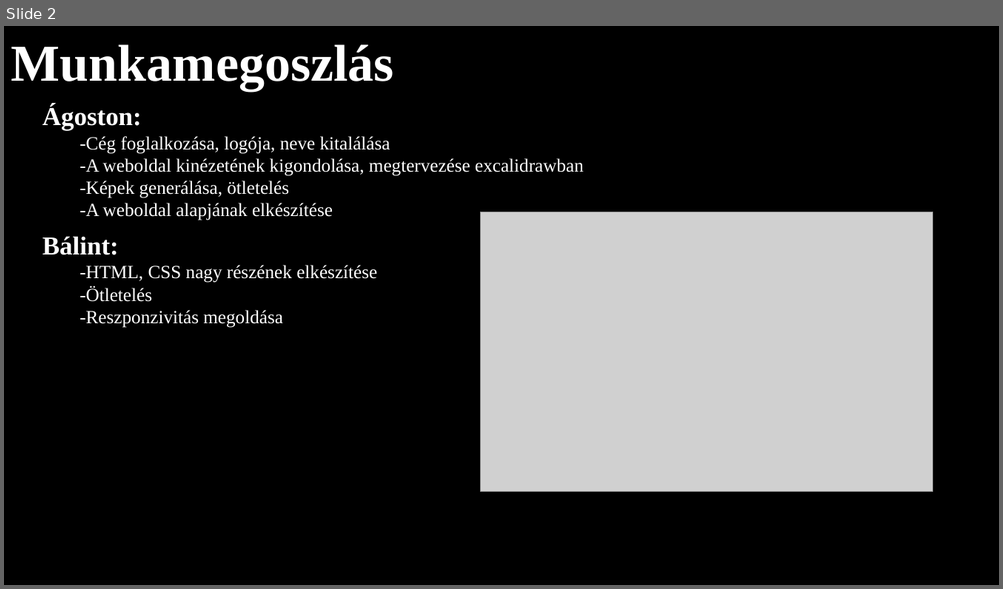
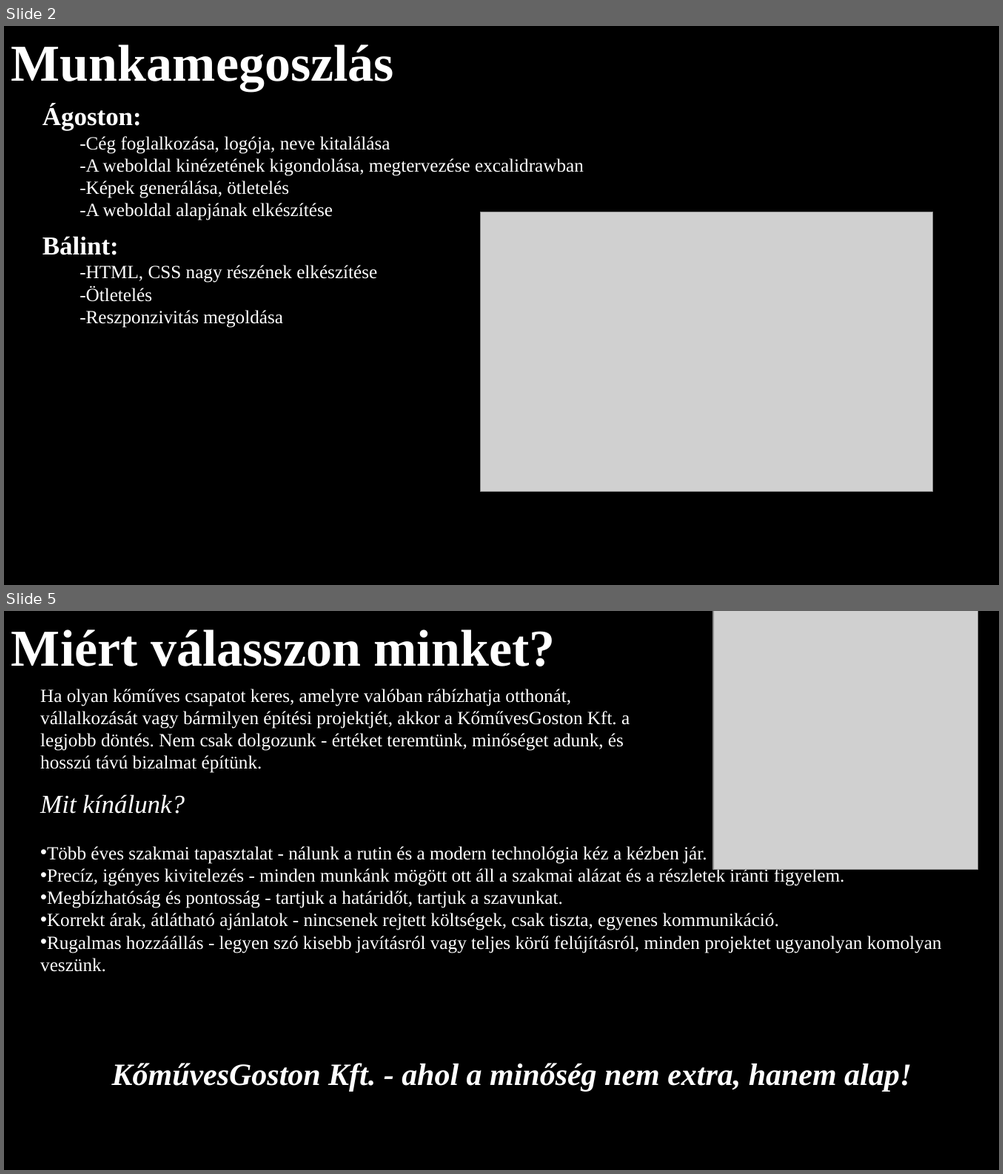
Before and after one commit to 24cAgoston/K-m-ves, a slide deck: prezentacio.pptx. Shown one above the other, each under a label of ours: slide 2 before the commit, slides 2 and 5 after it; the slides between them are not shown. The pictures are 1003x589 and 1003x1174 pixels, drawn with LibreOffice and Linux fonts; fonts in the diff are those of the drawing; grey boxes stand for pictures; background and template pictures are left out. Boxes give left, top, right and bottom in pixels: in the first picture for what was removed or moved away, otherwise in the second. Text is boxed around its words. In the diff, an @@ line names an element or a change of style, - is before the commit and + after.

```diff
--- a/prezentacio.pptx
+++ b/prezentacio.pptx
@@ slide 5 added at (x1=4, y1=611, x2=999, y2=1170), background picture (left out) @@
@@ text added at (x1=11, y1=629, x2=555, y2=667), 50 pt, text #FFFFFF, bold @@
+Miért válasszon minket?
@@ picture added at (x1=713, y1=611, x2=978, y2=869) @@
@@ text added at (x1=40, y1=689, x2=629, y2=773), 18 pt, text #FFFFFF @@
+Ha olyan kőműves csapatot keres, amelyre valóban rábízhatja otthonát, vállalkozását vagy bármilyen építési projektjét, akkor a KőművesGoston Kft. a legjobb döntés. Nem csak dolgozunk - értéket teremtünk, minőséget adunk, és hosszú távú bizalmat építünk.
@@ text added at (x1=40, y1=795, x2=942, y2=972), 18 pt, text #FFFFFF @@
+Mit kínálunk?
+• Több éves szakmai tapasztalat - nálunk a rutin és a modern technológia kéz a kézben jár.
+• Precíz, igényes kivitelezés - minden munkánk mögött ott áll a szakmai alázat és a részletek iránti figyelem.
+• Megbízhatóság és pontosság - tartjuk a határidőt, tartjuk a szavunkat.
+• Korrekt árak, átlátható ajánlatok - nincsenek rejtett költségek, csak tiszta, egyenes kommunikáció.
+• Rugalmas hozzáállás - legyen szó kisebb javításról vagy teljes körű felújításról, minden projektet ugyanolyan komolyan veszünk.
@@ text added at (x1=112, y1=1063, x2=911, y2=1091), 30 pt, text #FFFFFF, bold, italic @@
+KőművesGoston Kft. - ahol a minőség nem extra, hanem alap!
```
Also in this commit, not shown: 2 slides changed, 3 other slides added, 7 other files.
